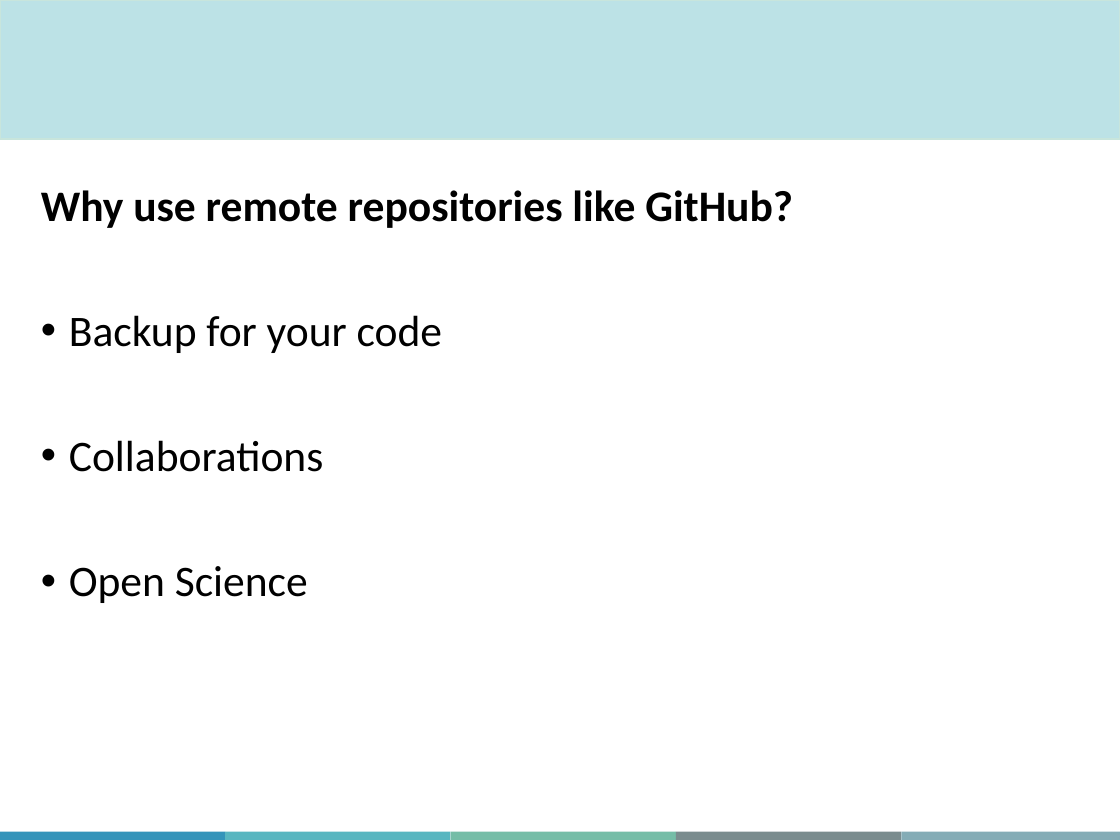
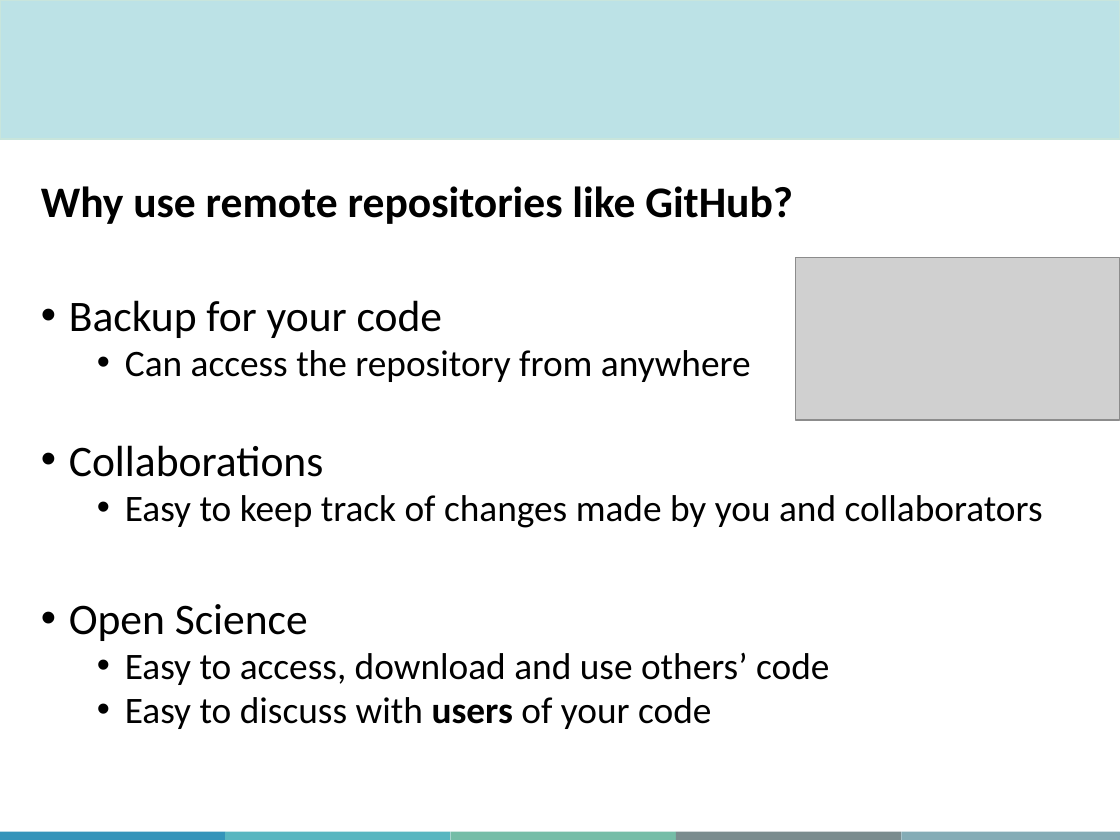
Before and after one commit to aosakwe/MiCM_IntroToGitHub, a slide deck: slide 36 of Slides/MiCM_GitHub_Workshop.pptx (slide 26 before the commit). Drawn at 1120x840 pixels with LibreOffice and Linux fonts; fonts in the diff are those of the drawing; grey boxes stand for pictures; background and template pictures are left out. Boxes give left, top, right and bottom in pixels: in the first picture for what was removed or moved away, otherwise in the second. Text is boxed around its words. In the diff, an @@ line names an element or a change of style, - is before the commit and + after.

```diff
--- a/Slides/MiCM_GitHub_Workshop.pptx
+++ b/Slides/MiCM_GitHub_Workshop.pptx
@@ text at (41, 186, 793, 641): line spacing 0.9 to 0.8 @@
@@ picture added at (795, 258, 1120, 420) @@
@@ text at (125, 350, 751, 382): paragraph added @@
+  • Can access the repository from anywhere
@@ text at (125, 495, 1043, 528): paragraph added @@
+  • Easy to keep track of changes made by you and collaborators
@@ text at (125, 652, 829, 729): paragraphs added @@
+  • Easy to access, download and use others’ code
+  • Easy to discuss with users of your code
```
Also in this commit, not shown: 16 other slides changed, 15 slides added, 1 slide removed, 2 other files.
